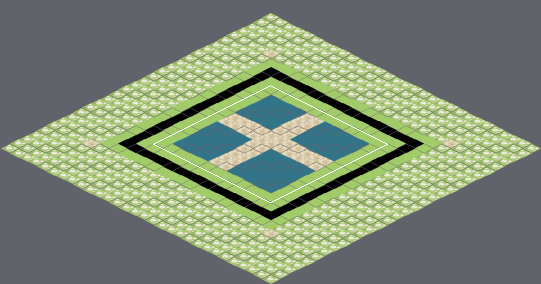
An edit to a level. Tiled map, assets/textures/map/bigMap.tmx. The first picture is a wide view before the edit; the outline marks the close-up.
Close-up. The starting point:
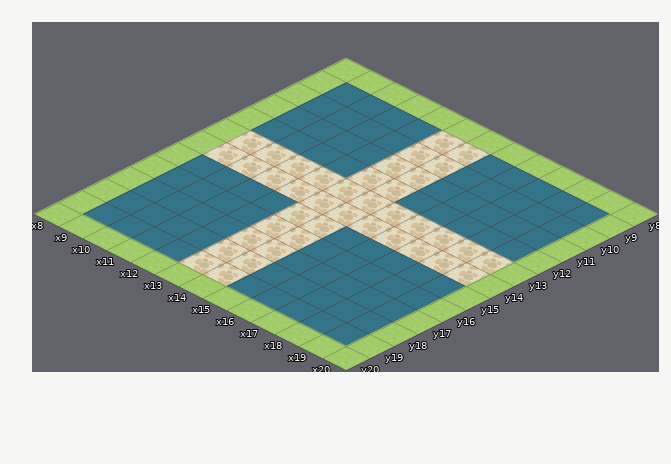
Cells are 256x128 px. Isometric: x runs down to the right, y down to the left. Shown: x 8..20, y 8..20.
The result:
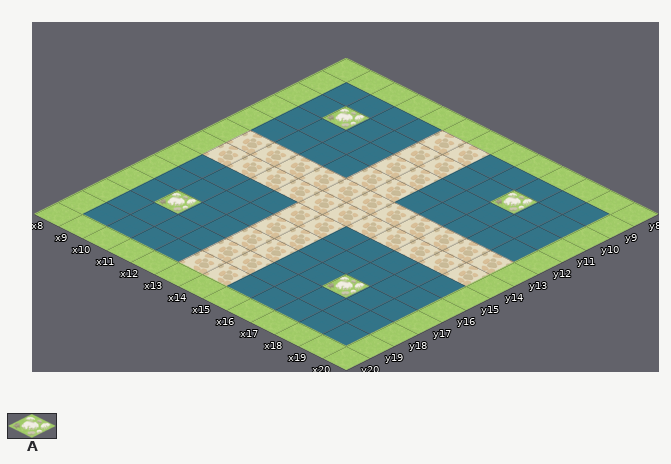
Key: from "Tile_W256_H128_S01": A 8.
_ is an empty cell.
Edits made:
Layer "build":
y 10: x 10 _ -> A; x 17 _ -> A
y 17: x 10 _ -> A; x 17 _ -> A
Where, in picture pixels (left, top, right, bottom), the same in both close-ups:
added: (322, 106, 370, 130)
added: (154, 190, 202, 214)
added: (490, 190, 538, 214)
added: (322, 274, 370, 298)
